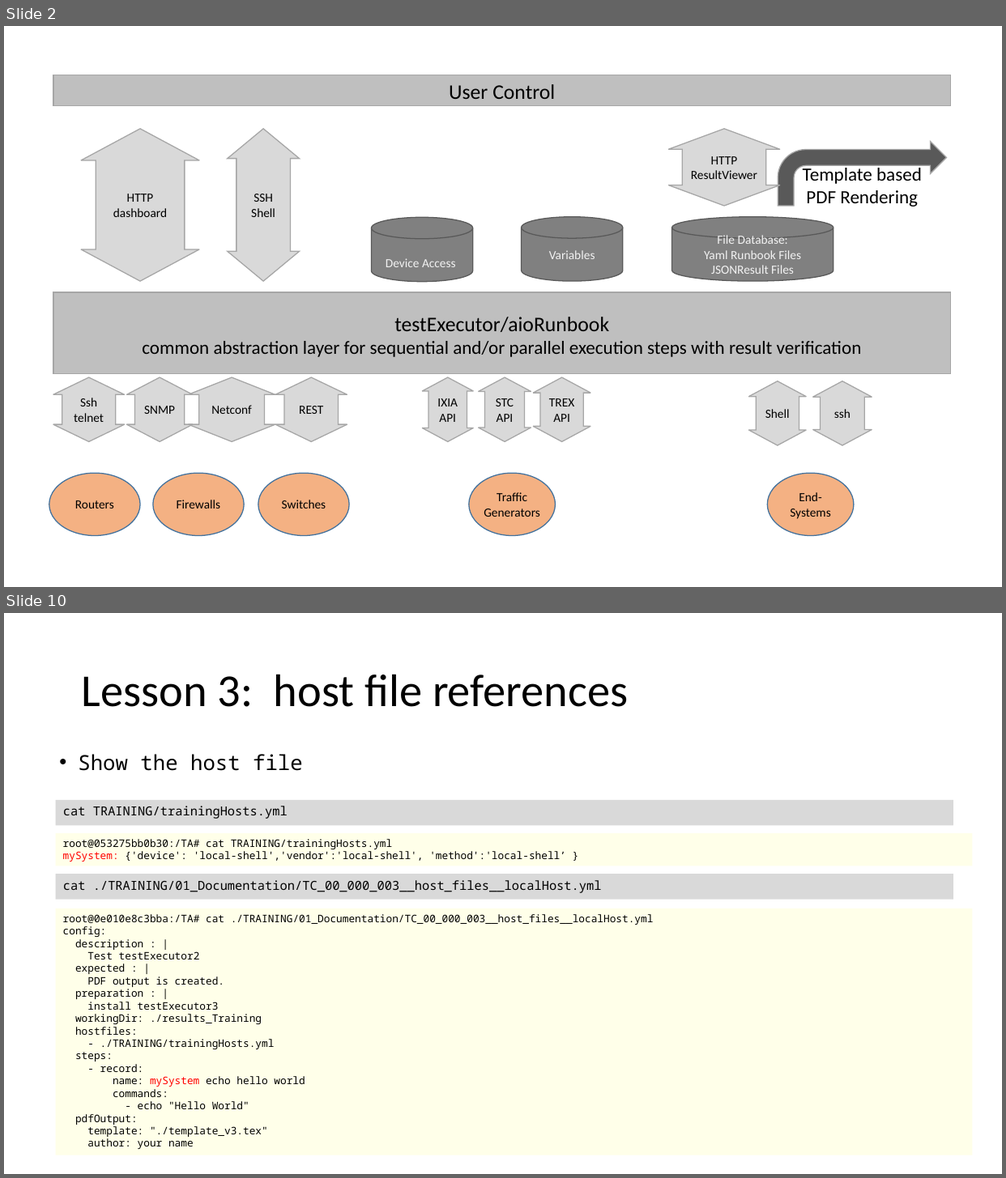
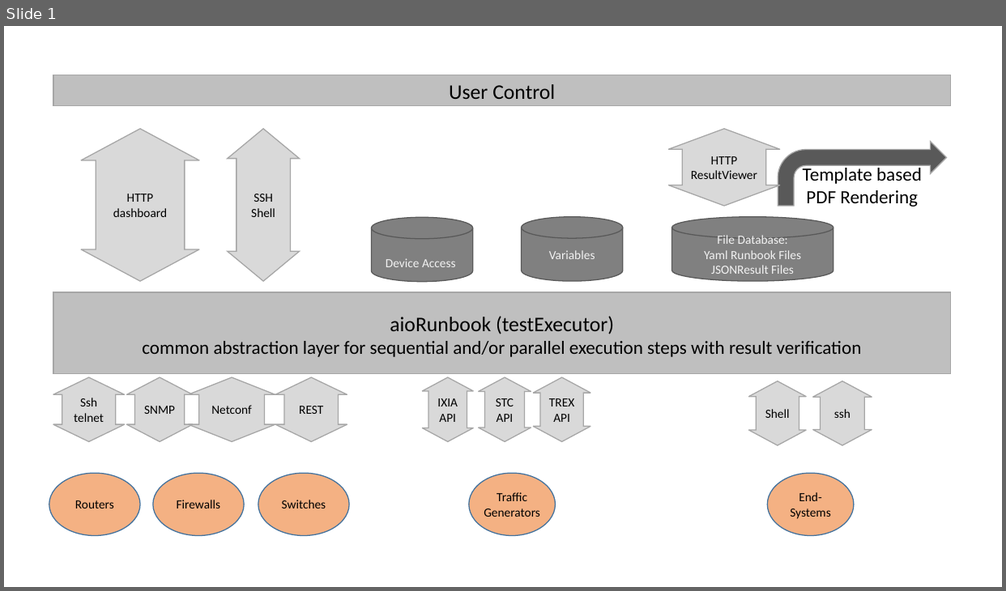
Before and after one commit to slieberth/aioRunbook, a slide deck: docs/images/aioRunbookImages.pptx. Shown one above the other, each under a label of ours: slides 2 and 10 before the commit, slide 1 after it; the slides between them are not shown. The pictures are 1006x1178 and 1006x591 pixels, drawn with LibreOffice and Linux fonts; fonts in the diff are those of the drawing. Boxes give left, top, right and bottom in pixels: in the first picture for what was removed or moved away, otherwise in the second. Text is boxed around its words. In the diff, an @@ line names an element or a change of style, - is before the commit and + after.

```diff
--- a/docs/images/aioRunbookImages.pptx
+++ b/docs/images/aioRunbookImages.pptx
@@ slide 10 removed at bbox=[4, 613, 1002, 1174], background #FFFFFF @@
@@ title removed at bbox=[82, 674, 628, 707] @@
-Lesson 3: host file references
@@ text removed at bbox=[78, 754, 303, 771] @@
-• Show the host file
@@ rectangle removed at bbox=[56, 800, 953, 825] @@
-cat TRAINING/trainingHosts.yml
@@ rectangle removed at bbox=[56, 833, 973, 866] @@
-root@053275bb0b30:/TA# cat TRAINING/trainingHosts.yml
-mySystem: {'device': 'local-shell','vendor':'local-shell', 'method':'local-shell’ }
@@ rectangle removed at bbox=[56, 875, 953, 900] @@
-cat ./TRAINING/01_Documentation/TC_00_000_003__host_files__localHost.yml
@@ rectangle removed at bbox=[56, 909, 973, 1156] @@
-root@0e010e8c3bba:/TA# cat ./TRAINING/01_Documentation/TC_00_000_003__host_files__localHost.yml
-config:
-description : |
-Test testExecutor2
-expected : |
-PDF output is created.
-preparation : |
-install testExecutor3
-workingDir: ./results_Training
-hostfiles:
-- ./TRAINING/trainingHosts.yml
-steps:
-- record:
-name: mySystem echo hello world
-commands:
-- echo "Hello World"
-pdfOutput:
-template: "./template_v3.tex"
-author: your name
@@ what was slide 2 is now slide 1 @@
@@ slide 1 changed as well @@
@@ text in rectangle at bbox=[142, 316, 862, 357]: text changed @@
-testExecutor/aioRunbook
-common abstraction layer for sequential and/or parallel execution steps with result verification
+aioRunbook (testExecutor)
+common abstraction layer for sequential and/or parallel execution steps with result verification
```
Also in this commit, not shown: 2 other slides changed, 43 other slides removed, 2 other files.
